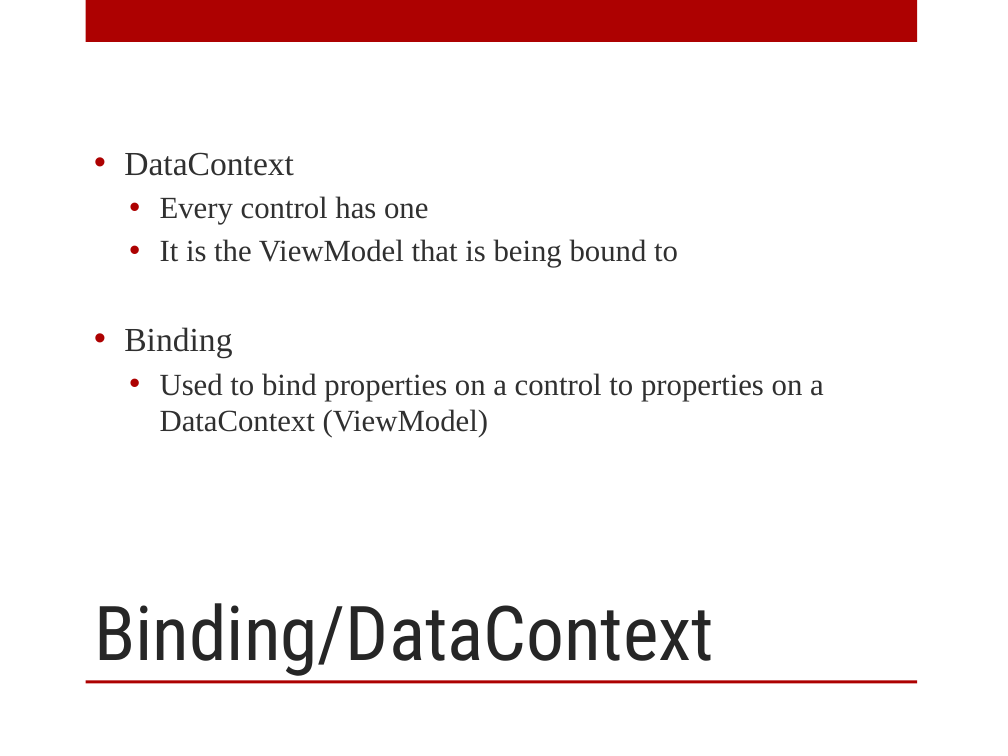
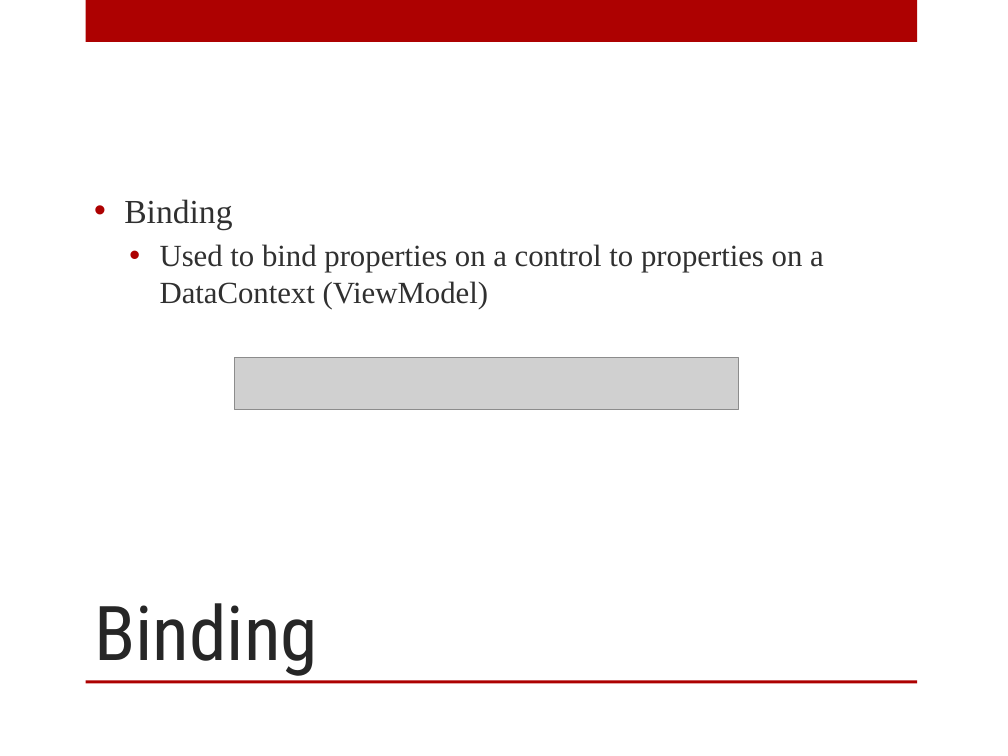
Before and after one commit to arcresources/MVPtoMVVM, a slide deck: slide 7 of docs/MVP to MVVM.pptx. Drawn at 1008x756 pixels with LibreOffice and Linux fonts; fonts in the diff are those of the drawing; grey boxes stand for pictures; background and template pictures are left out. Boxes give left, top, right and bottom in pixels: in the first picture for what was removed or moved away, otherwise in the second. Text is boxed around its words. In the diff, an @@ line names an element or a change of style, - is before the commit and + after.

```diff
--- a/docs/MVP to MVVM.pptx
+++ b/docs/MVP to MVVM.pptx
@@ text at [124, 152, 678, 267]: paragraphs removed @@
-• DataContext
-  • Every control has one
-  • It is the ViewModel that is being bound to
@@ picture added at [234, 357, 738, 409] @@
@@ title at [94, 603, 318, 676]: text changed @@
-Binding/DataContext
+Binding
```
Also in this commit, not shown: 6 other slides changed, 2 slides added, 1 slide removed, 2 other files.
